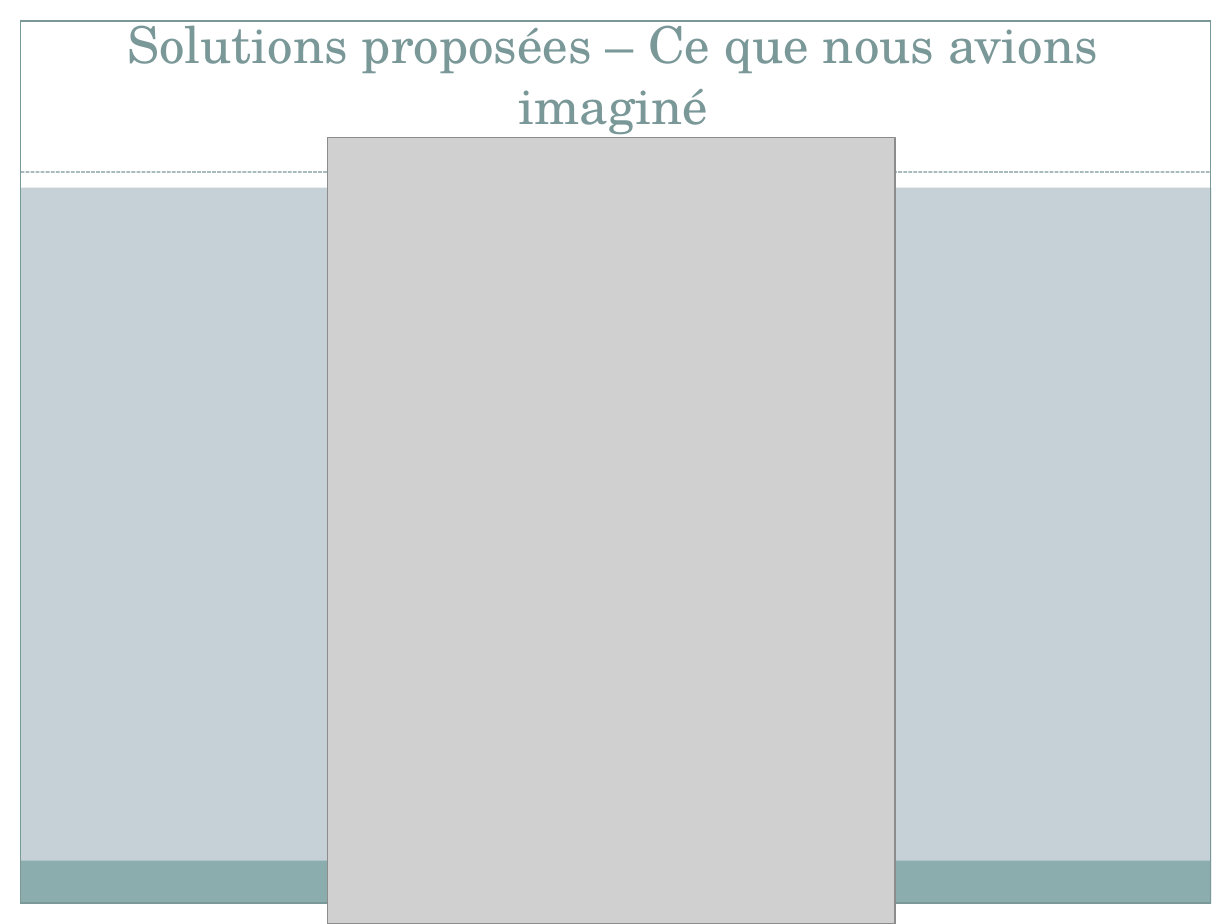
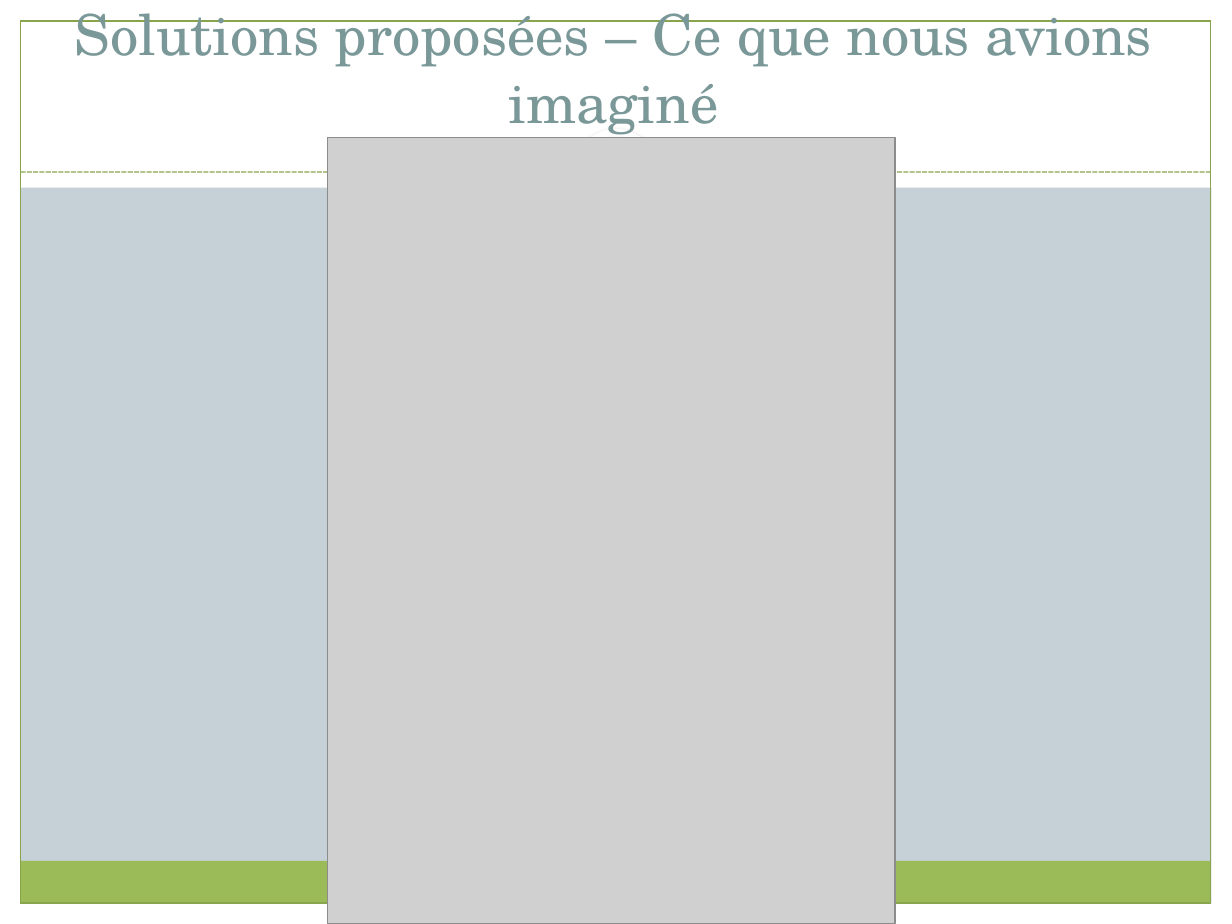
Before and after one commit to 0neiroi/SeriesRecommendation, a slide deck: slide 4 of Présentation-groupe-09-sc.pptx. Drawn at 1232x924 pixels with LibreOffice and Linux fonts; fonts in the diff are those of the drawing; grey boxes stand for pictures. Boxes give left, top, right and bottom in pixels: in the first picture for what was removed or moved away, otherwise in the second. Text is boxed around its words. In the diff, an @@ line names an element or a change of style, - is before the commit and + after.

```diff
--- a/Présentation-groupe-09-sc.pptx
+++ b/Présentation-groupe-09-sc.pptx
@@ rectangle at [21, 21, 1211, 903]: outline #7C999A 0.75 pt to #89A54F 0.74 pt @@
@@ text "Solutions proposées – Ce que ..." at [75, 13, 1152, 140]: size 29.7 to 33 pt, text colour #7C999A to #7B9899 @@
@@ ellipse at [575, 129, 658, 212]: shadow on @@
@@ line (21, 172) - (1211, 172): stroke #7C999A 0.75 pt dashed to #89A54F 0.74 pt @@
@@ rectangle at [20, 861, 1210, 903]: fill #8CADAE to #9BBB59 @@
```
Also in this commit, not shown: 8 other slides changed, 7 slides added.
